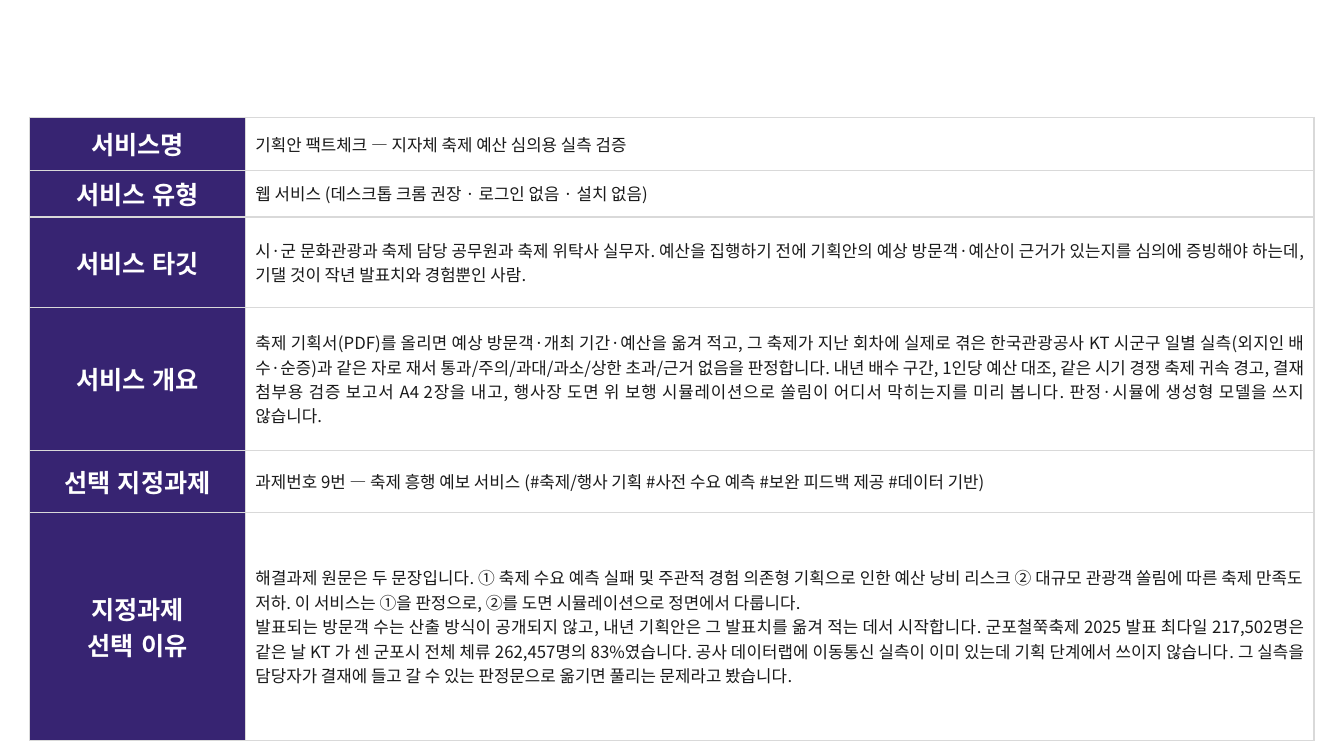
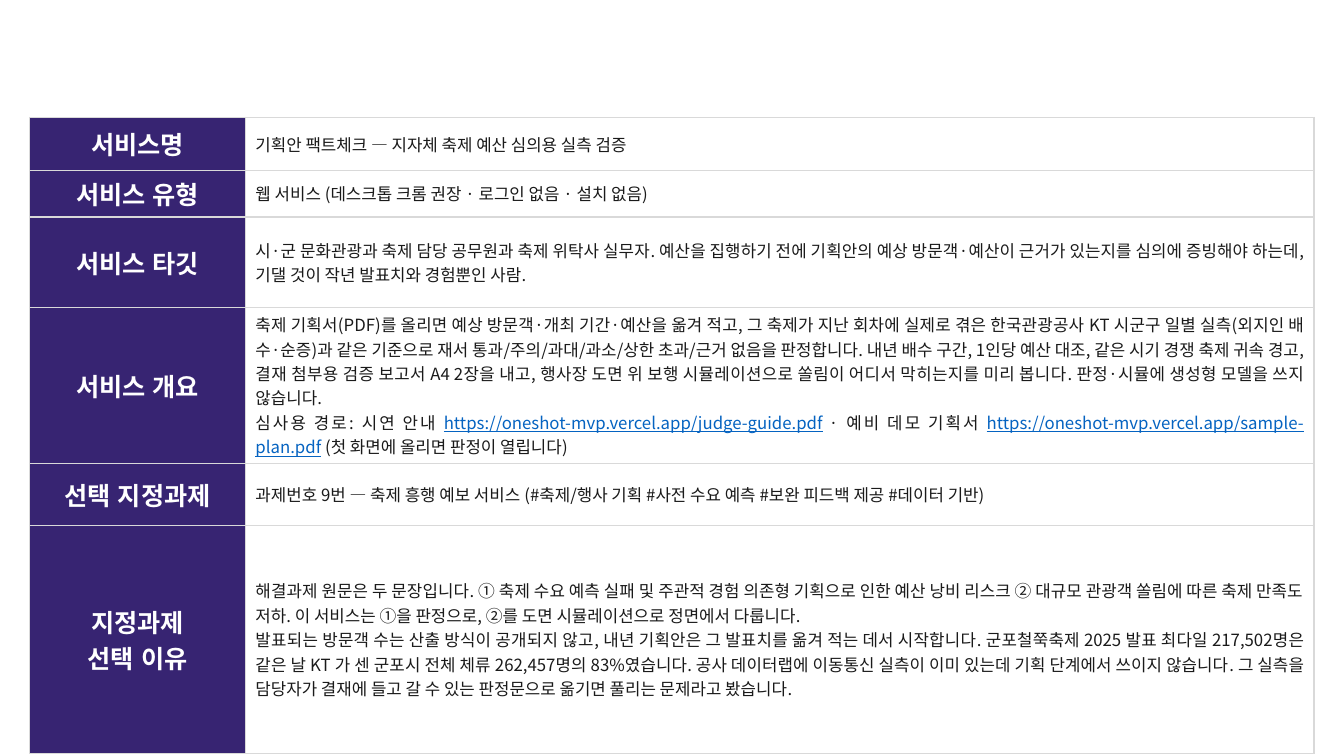
Before and after one commit to jangjunyong/oneshot-mvp, a slide deck: slide 2 of docs/제출양식/기능설명서_기획안팩트체크_작성본.pptx. Drawn at 1344x756 pixels with LibreOffice and Linux fonts; fonts in the diff are those of the drawing; background and template pictures are left out. Boxes give left, top, right and bottom in pixels: in the first picture for what was removed or moved away, otherwise in the second. Text is boxed around its words. In the diff, an @@ line names an element or a change of style, - is before the commit and + after.

```diff
--- a/docs/제출양식/기능설명서_기획안팩트체크_작성본.pptx
+++ b/docs/제출양식/기능설명서_기획안팩트체크_작성본.pptx
@@ table at box(30, 118, 1315, 741) @@
-row 4, column 2: 축제 기획서(PDF)를 올리면 예상 방문객·개최 기간·예산을 옮겨 적고, 그 축제가 지난 회차에 실제로 겪은 한국관광공사 KT 시군구 일별 실측(외지인 배수·순증)과 같은 자로 재서 통과/주의/과대/과소/상한 초과/근거 없음을 판정합니다. 내년 배수 구간, 1인당 예산 대조, 같은 시기 경쟁 축제 귀속 경고, 결재 첨부용 검증 보고서 A4 2장을 내고, 행사장 도면 위 보행 시뮬레이션으로 쏠림이 어디서 막히는지를 미리 봅니다. 판정·시뮬에 생성형 모델을 쓰지 않습니다.
+row 4, column 2: 축제 기획서(PDF)를 올리면 예상 방문객·개최 기간·예산을 옮겨 적고, 그 축제가 지난 회차에 실제로 겪은 한국관광공사 KT 시군구 일별 실측(외지인 배수·순증)과 같은 기준으로 재서 통과/주의/과대/과소/상한 초과/근거 없음을 판정합니다. 내년 배수 구간, 1인당 예산 대조, 같은 시기 경쟁 축제 귀속 경고, 결재 첨부용 검증 보고서 A4 2장을 내고, 행사장 도면 위 보행 시뮬레이션으로 쏠림이 어디서 막히는지를 미리 봅니다. 판정·시뮬에 생성형 모델을 쓰지 않습니다. / 심사용 경로: 시연 안내 https://oneshot-mvp.vercel.app/judge-guide.pdf · 예비 데모 기획서 https://oneshot-mvp.vercel.app/sample-plan.pdf (첫 화면에 올리면 판정이 열립니다)
```
Also in this commit, not shown: 7 other slides changed, 32 other files.
